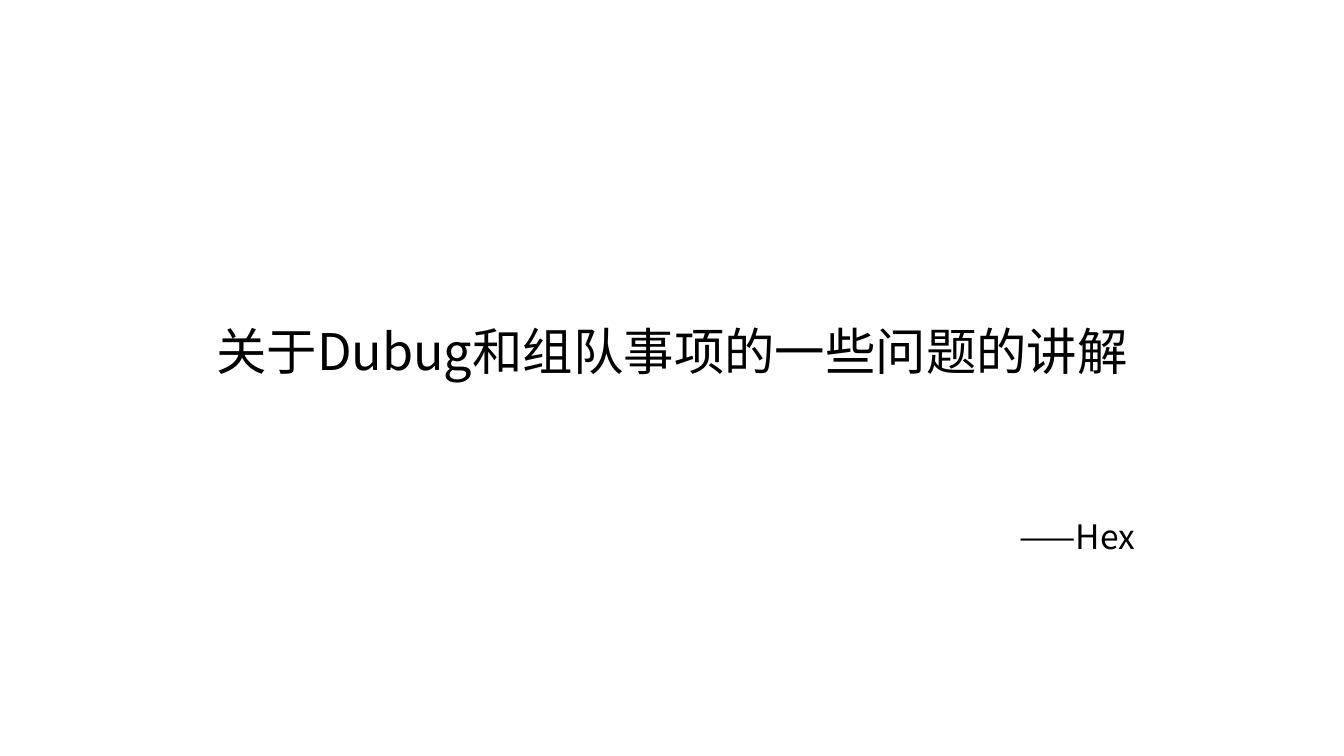
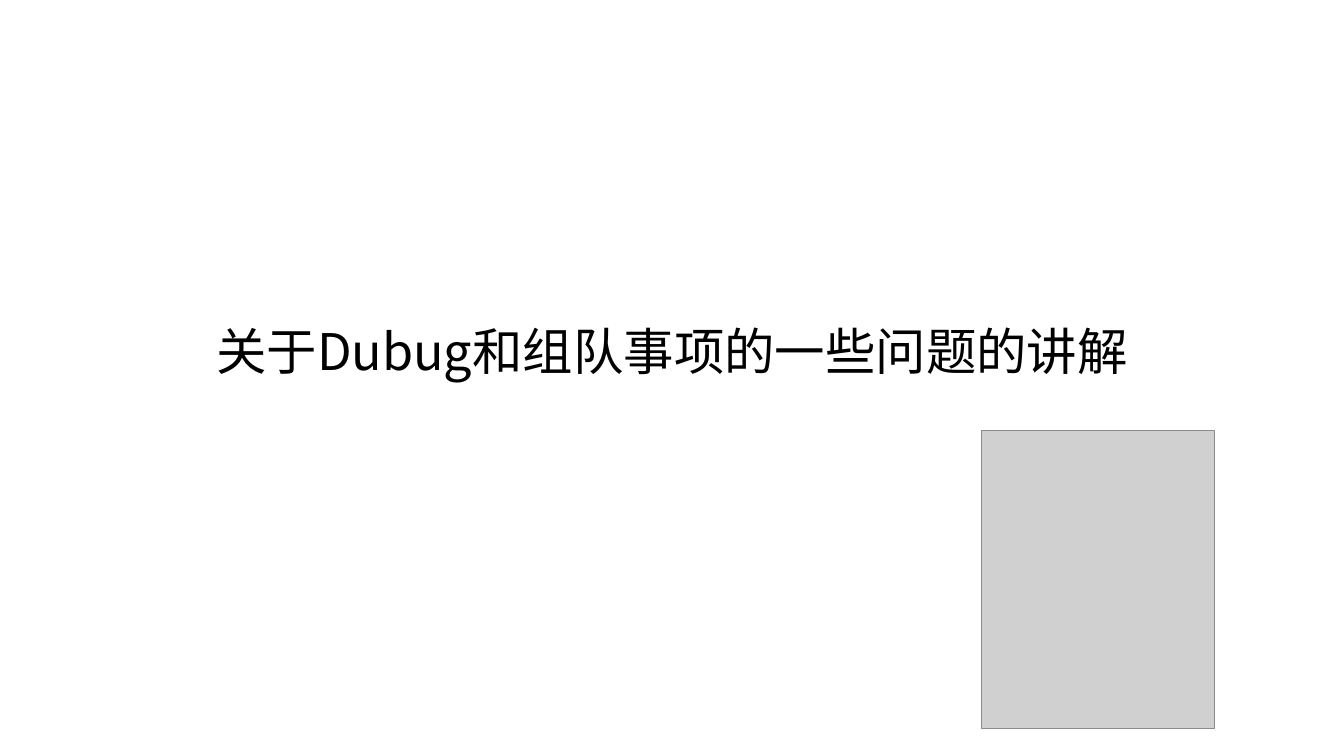
Before and after one commit to HUNNU-419/HUNNU-419-LearningMaterials, a slide deck: slide 1 of Debug/2020-8-2-HEX_Debug_Class/111.pptx. Drawn at 1344x756 pixels with LibreOffice and Linux fonts; fonts in the diff are those of the drawing; grey boxes stand for pictures. Boxes give left, top, right and bottom in pixels: in the first picture for what was removed or moved away, otherwise in the second. Text is boxed around its words. In the diff, an @@ line names an element or a change of style, - is before the commit and + after.

```diff
--- a/Debug/2020-8-2-HEX_Debug_Class/111.pptx
+++ b/Debug/2020-8-2-HEX_Debug_Class/111.pptx
@@ picture added at bbox=[981, 432, 1214, 729] @@
@@ text removed at bbox=[1019, 524, 1135, 550] @@
-——Hex
```
Also in this commit, not shown: 1 other file.
